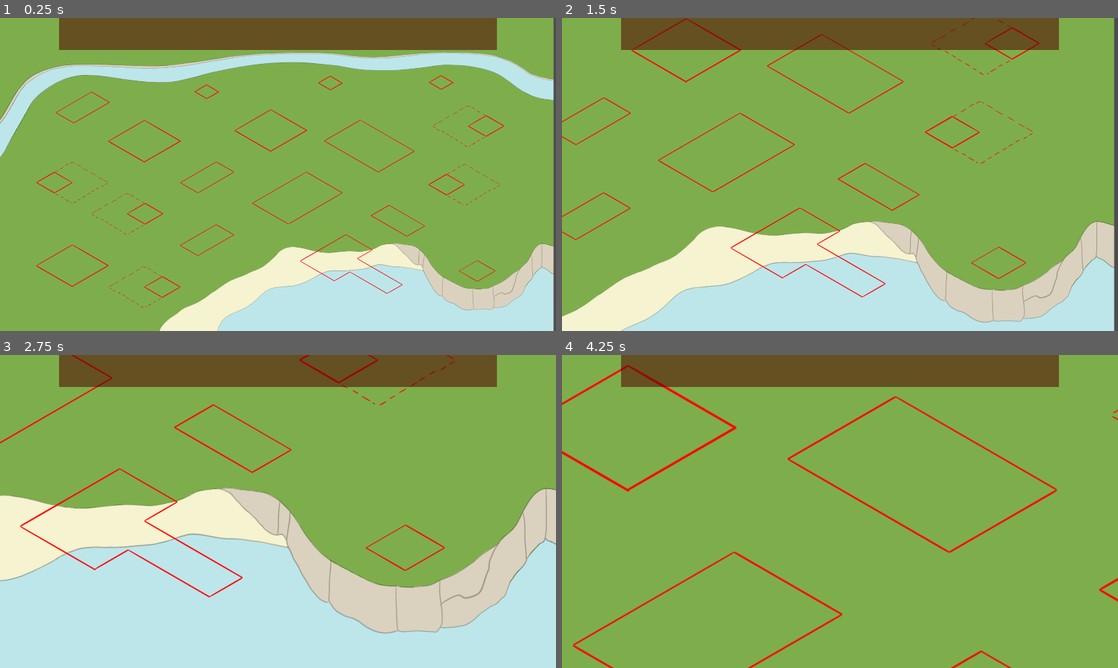
Above: before the commit, frames 1-4 (two rows, left to right).
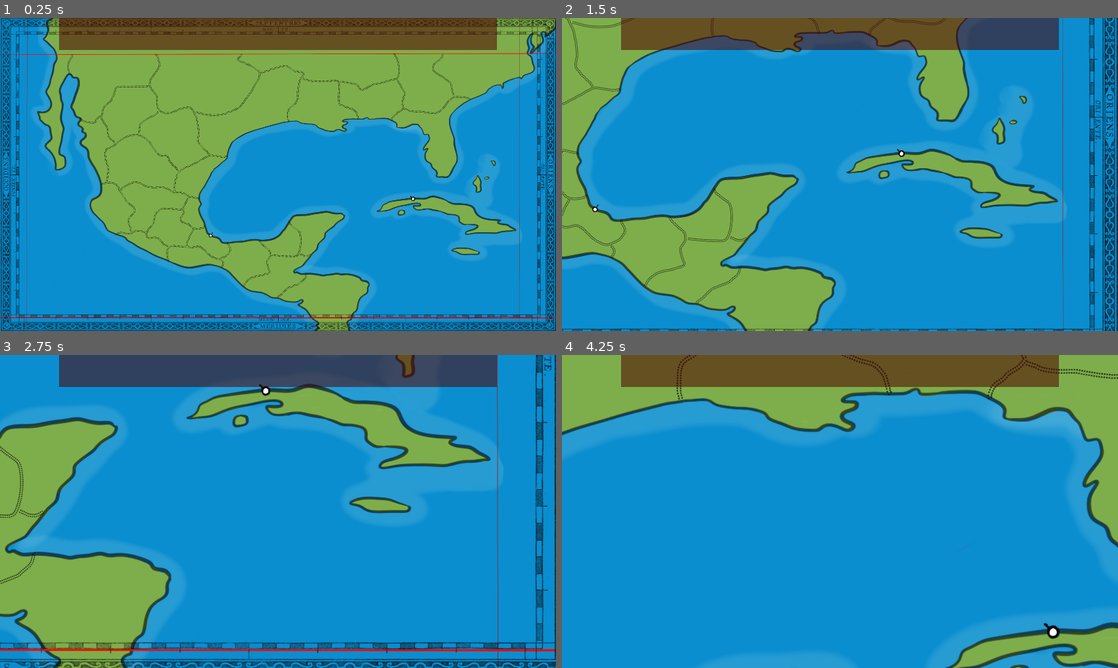
Above: after the commit, the same moments.

Repository: drytik/veracruz
Game: Godot game, scene res://scenes/game.tscn
Same seed, same stepped clock (60 frames per second), same inputs: the game is played once before the commit and once after it.
Inputs (mouse positions are in pixels of both pictures, inside the frame that each line leads up to):
- Up to frame 1 (0.25 s): no input
- Up to frame 2 (1.5 s): tap Enter (ui_accept) at 0.5, 0.77 s; move the mouse to (962, 158) at 0.52 s; hold D (move_right) 0.53-1.28 s; hold Mouse wheel up (zoom_in) 0.53-1.28 s; click (962, 158) at 0.67 s; move the mouse to (728, 190) at 1.27 s; hold S (move_down) from 1.28 s (still down); tap Mouse wheel down (zoom_out) at 1.35 s; click (728, 190) at 1.42 s
- Up to frame 3 (2.75 s): tap Enter (ui_accept) at 1.52 s; move the mouse to (333, 442) at 2.02 s; release S (move_down) at 2.03 s; hold D (move_right) from 2.03 s (still down); hold Mouse wheel up (zoom_in) from 2.03 s (still down); click (333, 442) at 2.17 s
- Up to frame 4 (4.25 s): move the mouse to (812, 574) at 2.77 s; release D (move_right) at 2.78 s; release Mouse wheel up (zoom_in) at 2.78 s; hold W (move_up) 2.78-3.53 s; tap Mouse wheel down (zoom_out) at 2.85 s; click (812, 574) at 2.92 s; tap Enter (ui_accept) at 3.02, 3.77 s; move the mouse to (1006, 558) at 3.52 s; hold A (move_left) from 3.53 s (still down); hold Mouse wheel up (zoom_in) from 3.53 s (still down); click (1006, 558) at 3.67 s

The runs differ from the first frame. In frame 1, 67% of the frame differs, in the area x 0-100%, y 0-100%; in frame 2, 83%; in frame 3, 93%; in frame 4, 81%.

Commit message:
Day16
Resources and worldscene WIP

Diff:
--- a/veracruz/data_structures/data.gd
+++ b/veracruz/data_structures/data.gd
@@ -2,3 +2,34 @@
 extends Resource
 
 @export var resources : DataResources = DataResources.new()
+@export var progression : DataProgression = DataProgression.new()
+@export var settings : DataSettings = DataSettings.new()
+
+## Límites del warehouse por nivel
+@export var warehouse_limits : Dictionary = {
+	"wood": 100,
+	"planks": 100,
+	"stone": 100,
+	"clay": 100,
+	"iron": 50,
+	"tools": 20,
+	"fruits": 100,
+	"corn": 100,
+	"flour": 100,
+	"cotton": 100,
+	"cloth": 50,
+	"silver": 50,
+	"gold": 30,
+	"gold_bars": 30,
+	"piece_of_8": 500,
+	"dyes": 50,
+	"cocoa": 50,
+	"agave": 50,
+	"beverages": 50,
+	# Foráneos
+	"livestock": 20,
+	"weapons": 30,
+	"glass": 30,
+	"books": 20,
+	"pottery": 50
+}
--- /dev/null
+++ b/veracruz/data_structures/data/data_progression.gd
@@ -0,0 +1,18 @@
+class_name DataProgression
+extends Resource
+
+## Estado temporal (se mueve a TickManager pero lo guardamos aquí para saves)
+@export var total_ticks : int = 0
+@export var current_month : int = 1  # 1-12
+@export var current_year : int = 1519
+
+## Estadísticas de recursos
+@export var total_resources_produced : Dictionary = {}
+@export var total_resources_consumed : Dictionary = {}
+
+## Estado de edificios (para save/load)
+@export var buildings_data : Array = []  # Array[BuildingData] cuando lo creemos
+@export var extractors_data : Array = []  # Array[ExtractorData] cuando lo creemos
+
+## Workers asignados
+@export var assigned_workers : Dictionary = {}  # building_id -> workers
--- /dev/null
+++ b/veracruz/data_structures/data/data_settings.gd
@@ -0,0 +1,10 @@
+class_name DataSettings
+extends Resource
+
+enum GameSpeed { PAUSED = 0, NORMAL = 1, FAST = 2, VERY_FAST = 3 }
+
+@export var game_speed : GameSpeed = GameSpeed.NORMAL
+@export var auto_save_enabled : bool = true
+@export var master_volume : float = 1.0
+@export var sfx_volume : float = 1.0
+@export var music_volume : float = 1.0
--- a/veracruz/scenes/game.gd
+++ b/veracruz/scenes/game.gd
@@ -9,8 +9,9 @@
 
 ## Managers
 var tick_manager : TickManager
-#var resource_manager : ResourceManager
-#var worker_manager : WorkerManager
+var resource_manager : ResourceManager
+var worker_manager : WorkerManager
+var popup_manager : PopupManager
 
 func _init() -> void:
 	if ref == null:
@@ -19,23 +20,31 @@
 		queue_free()
 
 func _ready() -> void:
+	# Asegurar que progression existe
+	if data.progression == null:
+		data.progression = DataProgression.new()
+
 	# Crear managers
 	tick_manager = TickManager.new()
 	tick_manager.name = "TickManager"
 	add_child(tick_manager)
 
-	# Por ahora comentados hasta que los creemos
-	#resource_manager = ResourceManager.new()
-	#resource_manager.name = "ResourceManager"
-	#add_child(resource_manager)
+	resource_manager = ResourceManager.new()
+	resource_manager.name = "ResourceManager"
+	add_child(resource_manager)
 
-	#worker_manager = WorkerManager.new()
-	#worker_manager.name = "WorkerManager"
-	#add_child(worker_manager)
+	worker_manager = WorkerManager.new()
+	worker_manager.name = "WorkerManager"
+	add_child(worker_manager)
+
+	popup_manager = PopupManager.new()
+	popup_manager.name = "PopupManager"
+	add_child(popup_manager)
 
 	# Conectar señales para debug
 	tick_manager.month_passed.connect(_on_month_passed)
 	tick_manager.year_passed.connect(_on_year_passed)
+	resource_manager.resource_changed.connect(_on_resource_changed)
 
 	print("=== GAME STARTED ===")
 	print("Date: %s" % tick_manager.get_date_string())
@@ -51,3 +60,8 @@
 
 func _on_year_passed() -> void:
 	print("=== YEAR %d ENDED ===" % (tick_manager.current_year - 1))
+
+func _on_resource_changed(resource_name: String, new_amount: int, old_amount: int) -> void:
+	var change = new_amount - old_amount
+	var symbol = "+" if change > 0 else ""
+	print("Resource changed: %s %s%d (now: %d)" % [resource_name, symbol, change, new_amount])
--- a/veracruz/scenes/game.tscn
+++ b/veracruz/scenes/game.tscn
@@ -9,9 +9,13 @@
 [ext_resource type="Texture2D" uid="uid://b2yogvcd6fv7u" path="res://assets/buildings/Taberna_Lvl_1.png" id="5_gee14"]
 [ext_resource type="Texture2D" uid="uid://csnvosc3c0iiy" path="res://assets/buildings/Casa_Del_Gobernador_Lvl_1.png" id="6_0tnpc"]
 [ext_resource type="Texture2D" uid="uid://dvh3vjaisu0ly" path="res://assets/buildings/Ayuntamiento_Lvl_1.png" id="7_0tnpc"]
+[ext_resource type="Texture2D" uid="uid://dkwnf66f8kj4s" path="res://assets/Mapa_Mundo.png" id="10_vtaks"]
 
 [sub_resource type="RectangleShape2D" id="RectangleShape2D_80nbo"]
 size = Vector2(16.8413, 25.6203)
+
+[sub_resource type="RectangleShape2D" id="RectangleShape2D_vtaks"]
+size = Vector2(153.25, 149.25)
 
 [node name="Game" type="Node"]
 script = ExtResource("1_yqjtg")
@@ -64,8 +68,10 @@
 script = ExtResource("2_lnu2h")
 
 [node name="CityScene" type="Node2D" parent="SceneManager"]
+visible = false
 
 [node name="CityUIManager" type="CanvasLayer" parent="SceneManager/CityScene"]
+visible = false
 script = ExtResource("3_p57ef")
 
 [node name="VBoxContainer" type="VBoxContainer" parent="SceneManager/CityScene/CityUIManager"]
@@ -1011,7 +1017,6 @@
 autowrap_mode = 3
 
 [node name="CitySprite" type="Sprite2D" parent="SceneManager/CityScene"]
-position = Vector2(-9, 0)
 scale = Vector2(0.5, 0.5)
 texture = ExtResource("1_uwrxv")
 centered = false
@@ -1212,4 +1217,19 @@
 shape = SubResource("RectangleShape2D_80nbo")
 
 [node name="WorldScene" type="Node2D" parent="SceneManager"]
-visible = false
+
+[node name="WorldSprite" type="Sprite2D" parent="SceneManager/WorldScene"]
+scale = Vector2(0.5, 0.5)
+texture = ExtResource("10_vtaks")
+centered = false
+
+[node name="ExtractorZones" type="Node2D" parent="SceneManager/WorldScene/WorldSprite"]
+
+[node name="Area2D" type="Area2D" parent="SceneManager/WorldScene/WorldSprite/ExtractorZones"]
+script = ExtResource("4_p57ef")
+is_extractor_zone = true
+extractor_type = "lumbermill"
+
+[node name="CollisionShape2D" type="CollisionShape2D" parent="SceneManager/WorldScene/WorldSprite/ExtractorZones/Area2D"]
+position = Vector2(1368, 1092)
+shape = SubResource("RectangleShape2D_vtaks")
--- a/veracruz/scripts/construction_area.gd
+++ b/veracruz/scripts/construction_area.gd
@@ -1,5 +1,7 @@
 class_name ConstructionArea
 extends Area2D
+
+signal area_clicked(area: ConstructionArea)
 
 enum TYPE {
 	x2x1,
@@ -10,12 +12,17 @@
 	PORT
 }
 
-@export_enum("x2x1", "x2x2", "x3x2", "WALL", "WORKSHOP", "PORT")
-var area_type : int
+@export_enum("x2x1", "x2x2", "x3x2", "WALL", "WORKSHOP", "PORT") var area_type : int
 @export var center_position : Vector2 = Vector2.ZERO
 @export var is_occupied : bool = false
 
+# Metadata para extractores (WorldMap)
+@export var is_extractor_zone : bool = false
+@export var extractor_type : String = ""  # "lumbermill", "quarry", "plantation"
+@export var available_resources : Array[String] = []  # ["wood"] o ["stone", "silver"]
+
 var highlight_shape: Node2D
+var zone_id : String = ""  # ID único para save/load
 
 func _ready() -> void:
 	add_to_group("construction_areas")
@@ -24,8 +31,20 @@
 	collision_layer = 4
 	collision_mask = 2
 
+	# Generar ID único si es zona de extractor
+	if is_extractor_zone:
+		zone_id = extractor_type + "_" + str(get_instance_id())
+		add_to_group("extractor_zones")
+
 	# NO calcular center_position aquí, lo haremos dinámicamente
 	_create_highlight()
+
+	# Hacer clickeable
+	input_pickable = true
+	mouse_entered.connect(_on_mouse_entered)
+	mouse_exited.connect(_on_mouse_exited)
+	input_event.connect(_on_input_event)
+
 func get_global_center() -> Vector2:
 	var collision_shape = get_node("CollisionShape2D")
 	if collision_shape:
@@ -38,6 +57,7 @@
 
 		return center + offset_correction
 	return global_position
+
 func _create_highlight() -> void:
 	# Duplicar el CollisionShape2D existente
 	var collision_shape = get_node("CollisionShape2D")
@@ -67,8 +87,36 @@
 		highlight_shape.visible = false
 		highlight_shape.z_index = 1
 		add_child(highlight_shape)
+
 func show_highlight() -> void:
 	if not is_occupied:
 		highlight_shape.visible = true
+
 func hide_highlight() -> void:
 	highlight_shape.visible = false
+
+func _on_mouse_entered() -> void:
+	if is_extractor_zone and not is_occupied:
+		modulate = Color(1.1, 1.1, 1.1)  # Iluminar un poco al hover
+
+func _on_mouse_exited() -> void:
+	modulate = Color.WHITE
+
+func _on_input_event(viewport: Node, event: InputEvent, shape_idx: int) -> void:
+	if event is InputEventMouseButton:
+		if event.button_index == MOUSE_BUTTON_LEFT and event.pressed:
+			if is_extractor_zone:
+				# Abrir popup del extractor
+				_open_extractor_popup()
+			else:
+				emit_signal("area_clicked", self)
+
+func _open_extractor_popup() -> void:
+	# Obtener nivel actual de la zona (por ahora 0, luego lo sacaremos de progression)
+	var level = 0
+
+	# Para pruebas, si no tiene tipo asignado, usar lumbermill
+	if extractor_type == "":
+		extractor_type = "lumbermill"
+
+	PopupManager.ref.show_extractor_popup(zone_id, extractor_type, level)
--- /dev/null
+++ b/veracruz/scripts/managers/popup_manager.gd
@@ -0,0 +1,146 @@
+class_name PopupManager
+extends CanvasLayer
+
+static var ref : PopupManager
+
+var current_popup : Control = null
+#var extractor_popup_scene = preload("res://scenes/ui/extractor_popup.tscn")  # Lo crearemos después
+
+func _init() -> void:
+	if ref == null:
+		ref = self
+	else:
+		queue_free()
+
+func _ready():
+	layer = 10  # Asegurar que está sobre todo
+
+func show_extractor_popup(zone_id: String, zone_type: String, level: int = 0):
+	close_current_popup()
+
+	# Crear el popup (por ahora programáticamente, luego con .tscn)
+	var popup = _create_extractor_popup()
+	popup.setup_zone(zone_id, zone_type, level)
+
+	# Centrar en pantalla
+	add_child(popup)
+	popup.position = (get_viewport().size - popup.size) / 2
+
+	# Conectar señales
+	popup.closed.connect(_on_popup_closed)
+	popup.upgrade_requested.connect(_on_upgrade_requested)
+	popup.abandon_requested.connect(_on_abandon_requested)
+
+	current_popup = popup
+
+func show_building_popup(building_id: String, building_type: String, level: int = 0):
+	# TODO: Implementar cuando hagamos BuildingPopup
+	pass
+
+func close_current_popup():
+	if current_popup:
+		current_popup.queue_free()
+		current_popup = null
+
+func _on_popup_closed():
+	current_popup = null
+
+func _on_upgrade_requested(zone_id: String):
+	# TODO: Implementar lógica de upgrade
+	print("Upgrade requested for: " + zone_id)
+	close_current_popup()
+
+func _on_abandon_requested(zone_id: String):
+	# Liberar workers
+	WorkerManager.ref.free_workers(zone_id)
+	# TODO: Marcar zona como abandonada
+	print("Abandon zone: " + zone_id)
+	close_current_popup()
+
+## Crear popup programáticamente (temporal hasta hacer el .tscn)
+func _create_extractor_popup() -> ExtractorPopup:
+	var popup = ExtractorPopup.new()
+
+	var margin = MarginContainer.new()
+	margin.set_anchors_and_offsets_preset(Control.PRESET_CENTER)
+	margin.add_theme_constant_override("margin_left", 20)
+	margin.add_theme_constant_override("margin_right", 20)
+	margin.add_theme_constant_override("margin_top", 20)
+	margin.add_theme_constant_override("margin_bottom", 20)
+	popup.add_child(margin)
+
+	var vbox = VBoxContainer.new()
+	margin.add_child(vbox)
+
+	# Header
+	var header = HBoxContainer.new()
+	vbox.add_child(header)
+
+	var title = Label.new()
+	title.name = "TitleLabel"
+	title.text = "Extractor"
+	title.add_theme_font_size_override("font_size", 20)
+	header.add_child(title)
+
+	header.add_spacer(false)
+
+	var close_btn = Button.new()
+	close_btn.name = "CloseButton"
+	close_btn.text = "X"
+	header.add_child(close_btn)
+
+	vbox.add_child(HSeparator.new())
+
+	# Descripción
+	var desc = Label.new()
+	desc.name = "DescriptionLabel"
+	desc.autowrap_mode = TextServer.AUTOWRAP_WORD_SMART
+	vbox.add_child(desc)
+
+	# Recurso
+	var resource = Label.new()
+	resource.name = "ResourceLabel"
+	vbox.add_child(resource)
+
+	vbox.add_child(HSeparator.new())
+
+	# Workers section
+	var workers_section = VBoxContainer.new()
+	workers_section.name = "WorkersSection"
+	vbox.add_child(workers_section)
+
+	var workers_label = Label.new()
+	workers_label.name = "WorkersLabel"
+	workers_section.add_child(workers_label)
+
+	var slider = HSlider.new()
+	slider.name = "WorkersSlider"
+	slider.min_value = 0
+	slider.step = 1
+	workers_section.add_child(slider)
+
+	# Producción
+	var prod = Label.new()
+	prod.name = "ProductionLabel"
+	vbox.add_child(prod)
+
+	vbox.add_child(HSeparator.new())
+
+	# Botones
+	var buttons = HBoxContainer.new()
+	buttons.name = "ButtonsContainer"
+	vbox.add_child(buttons)
+
+	var upgrade = Button.new()
+	upgrade.name = "UpgradeButton"
+	upgrade.text = "Mejorar"
+	buttons.add_child(upgrade)
+
+	buttons.add_spacer(false)
+
+	var abandon = Button.new()
+	abandon.name = "AbandonButton"
+	abandon.text = "Abandonar"
+	buttons.add_child(abandon)
+
+	return popup
--- /dev/null
+++ b/veracruz/scripts/managers/resource_manager.gd
@@ -0,0 +1,101 @@
+class_name ResourceManager
+extends Node
+
+static var ref : ResourceManager
+
+signal resource_changed(resource_name: String, new_amount: int, old_amount: int)
+signal resource_limit_reached(resource_name: String)
+
+func _init() -> void:
+	if ref == null:
+		ref = self
+	else:
+		queue_free()
+
+func _ready() -> void:
+	pass
+
+## Añadir recursos (puede ser negativo para restar)
+func add_resource(resource_name: String, amount: int) -> bool:
+	if amount == 0:
+		return true
+
+	var current = Game.ref.data.resources.get(resource_name)
+	if current == null:
+		push_error("Resource not found: " + resource_name)
+		return false
+
+	var old_amount = current
+
+	# Verificar límite de warehouse
+	var limit = Game.ref.data.warehouse_limits.get(resource_name, 9999)
+	var new_amount = current + amount
+
+	# No permitir negativos
+	if new_amount < 0:
+		return false
+
+	# Aplicar límite
+	if new_amount > limit:
+		new_amount = limit
+		emit_signal("resource_limit_reached", resource_name)
+
+	# Actualizar recurso
+	Game.ref.data.resources.set(resource_name, new_amount)
+
+	# Tracking en progression
+	if amount > 0:
+		_track_produced(resource_name, amount)
+	else:
+		_track_consumed(resource_name, abs(amount))
+
+	emit_signal("resource_changed", resource_name, new_amount, old_amount)
+	return true
+
+## Intentar consumir recursos (devuelve true si pudo)
+func consume_resource(resource_name: String, amount: int) -> bool:
+	var current = get_resource(resource_name)
+	if current >= amount:
+		return add_resource(resource_name, -amount)
+	return false
+
+## Verificar si hay suficientes recursos
+func has_resources(requirements: Dictionary) -> bool:
+	for resource in requirements:
+		if get_resource(resource) < requirements[resource]:
+			return false
+	return true
+
+## Consumir múltiples recursos a la vez
+func consume_resources(requirements: Dictionary) -> bool:
+	# Primero verificar que hay suficientes
+	if not has_resources(requirements):
+		return false
+
+	# Consumir todos
+	for resource in requirements:
+		consume_resource(resource, requirements[resource])
+
+	return true
+
+## Obtener cantidad de un recurso
+func get_resource(resource_name: String) -> int:
+	var value = Game.ref.data.resources.get(resource_name)
+	if value == null:
+		return 0
+	return value
+
+## Obtener límite del warehouse
+func get_resource_limit(resource_name: String) -> int:
+	return Game.ref.data.warehouse_limits.get(resource_name, 9999)
+
+## Tracking interno
+func _track_produced(resource_name: String, amount: int) -> void:
+	if not Game.ref.data.progression.total_resources_produced.has(resource_name):
+		Game.ref.data.progression.total_resources_produced[resource_name] = 0
+	Game.ref.data.progression.total_resources_produced[resource_name] += amount
+
+func _track_consumed(resource_name: String, amount: int) -> void:
+	if not Game.ref.data.progression.total_resources_consumed.has(resource_name):
+		Game.ref.data.progression.total_resources_consumed[resource_name] = 0
+	Game.ref.data.progression.total_resources_consumed[resource_name] += amount
--- /dev/null
+++ b/veracruz/scripts/managers/worker_manager.gd
@@ -0,0 +1,64 @@
+class_name WorkerManager
+extends Node
+
+static var ref : WorkerManager
+
+signal workers_updated
+signal workers_assigned(building_id: String, amount: int)
+signal not_enough_workers(required: int, available: int)
+
+func _init() -> void:
+	if ref == null:
+		ref = self
+	else:
+		queue_free()
+
+func _ready() -> void:
+	pass
+
+## Asignar workers a un edificio
+func assign_workers(building_id: String, amount: int) -> bool:
+	var current_assigned = get_assigned_workers(building_id)
+	var difference = amount - current_assigned
+
+	# Si necesitamos más workers
+	if difference > 0:
+		if difference > Game.ref.data.resources.idle_workers:
+			emit_signal("not_enough_workers", difference, Game.ref.data.resources.idle_workers)
+			return false
+
+	# Actualizar idle_workers
+	Game.ref.data.resources.idle_workers -= difference
+
+	# Actualizar asignación
+	if amount == 0:
+		Game.ref.data.progression.assigned_workers.erase(building_id)
+	else:
+		Game.ref.data.progression.assigned_workers[building_id] = amount
+
+	emit_signal("workers_assigned", building_id, amount)
+	emit_signal("workers_updated")
+	return true
+
+## Liberar todos los workers de un edificio
+func free_workers(building_id: String) -> void:
+	var current = get_assigned_workers(building_id)
+	if current > 0:
+		assign_workers(building_id, 0)
+
+## Obtener workers asignados a un edificio
+func get_assigned_workers(building_id: String) -> int:
+	return Game.ref.data.progression.assigned_workers.get(building_id, 0)
+
+## Obtener total de workers asignados
+func get_total_assigned_workers() -> int:
+	var total = 0
+	for building_id in Game.ref.data.progression.assigned_workers:
+		total += Game.ref.data.progression.assigned_workers[building_id]
+	return total
+
+## Actualizar workers idle cuando cambia la población
+func update_idle_workers() -> void:
+	var total_assigned = get_total_assigned_workers()
+	Game.ref.data.resources.idle_workers = Game.ref.data.resources.population - total_assigned
+	emit_signal("workers_updated")
--- /dev/null
+++ b/veracruz/scripts/ui/extractor_popup.gd
@@ -0,0 +1,138 @@
+class_name ExtractorPopup
+extends PanelContainer
+
+signal closed
+signal workers_changed(zone_id: String, workers: int)
+signal upgrade_requested(zone_id: String)
+signal abandon_requested(zone_id: String)
+
+@onready var title_label : Label = $MarginContainer/VBoxContainer/Header/TitleLabel
+@onready var close_button : Button = $MarginContainer/VBoxContainer/Header/CloseButton
+@onready var description_label : Label = $MarginContainer/VBoxContainer/DescriptionLabel
+@onready var resource_label : Label = $MarginContainer/VBoxContainer/ResourceLabel
+@onready var workers_label : Label = $MarginContainer/VBoxContainer/WorkersSection/WorkersLabel
+@onready var workers_slider : HSlider = $MarginContainer/VBoxContainer/WorkersSection/WorkersSlider
+@onready var production_label : Label = $MarginContainer/VBoxContainer/ProductionLabel
+@onready var upgrade_button : Button = $MarginContainer/VBoxContainer/ButtonsContainer/UpgradeButton
+@onready var abandon_button : Button = $MarginContainer/VBoxContainer/ButtonsContainer/AbandonButton
+
+var current_zone_id : String = ""
+var current_zone_type : String = ""
+var current_level : int = 0
+var max_workers : int = 0
+
+## Configuraciones por tipo de extractor
+var extractor_configs = {
+	"lumbermill": {
+		"name": "Aserradero",
+		"description": "Produce madera de los bosques cercanos",
+		"resource": "wood",
+		"resource_name": "Madera",
+		"max_workers": [10, 20, 30, 40],  # Por nivel
+		"base_production": [10, 20, 35, 50],  # Por nivel con max workers
+		"upgrade_cost": [
+			{"wood": 50, "tools": 5},
+			{"wood": 100, "stone": 50, "tools": 10},
+			{"wood": 200, "stone": 100, "tools": 20}
+		]
+	},
+	"quarry": {
+		"name": "Cantera",
+		"description": "Extrae piedra y minerales",
+		"resource": "stone",  # Puede variar según la zona
+		"resource_name": "Piedra",
+		"max_workers": [15, 25, 35, 45],
+		"base_production": [8, 16, 28, 40],
+		"upgrade_cost": [
+			{"wood": 30, "tools": 8},
+			{"wood": 80, "stone": 60, "tools": 15},
+			{"wood": 150, "stone": 120, "tools": 25}
+		]
+	}
+}
+
+func _ready():
+	# Conectar botones
+	close_button.pressed.connect(_on_close_pressed)
+	workers_slider.value_changed.connect(_on_workers_changed)
+	upgrade_button.pressed.connect(_on_upgrade_pressed)
+	abandon_button.pressed.connect(_on_abandon_pressed)
+
+	# Centrar en pantalla
+	custom_minimum_size = Vector2(400, 500)
+
+func setup_zone(zone_id: String, zone_type: String, level: int = 0):
+	current_zone_id = zone_id
+	current_zone_type = zone_type
+	current_level = level
+
+	var config = extractor_configs.get(zone_type, {})
+	if config.is_empty():
+		push_error("Unknown zone type: " + zone_type)
+		return
+
+	# Configurar UI
+	title_label.text = config.name + " - Nivel " + str(level + 1)
+	description_label.text = config.description
+	resource_label.text = "Produce: " + config.resource_name
+
+	# Configurar workers
+	max_workers = config.max_workers[level]
+	var current_workers = WorkerManager.ref.get_assigned_workers(zone_id)
+	workers_slider.max_value = max_workers
+	workers_slider.value = current_workers
+	_update_workers_label(current_workers)
+
+	# Actualizar producción
+	_update_production_label(current_workers)
+
+	# Configurar botón upgrade
+	if level < 3:  # Max nivel 4
+		var upgrade_cost = config.upgrade_cost[level]
+		var cost_text = "Mejorar - Costo: "
+		for resource in upgrade_cost:
+			cost_text += str(upgrade_cost[resource]) + " " + resource + " "
+		upgrade_button.text = cost_text
+		upgrade_button.disabled = not ResourceManager.ref.has_resources(upgrade_cost)
+	else:
+		upgrade_button.text = "Nivel Máximo"
+		upgrade_button.disabled = true
+
+func _update_workers_label(workers: int):
+	workers_label.text = "Trabajadores: %d/%d" % [workers, max_workers]
+
+	var idle = Game.ref.data.resources.idle_workers
+	if workers < max_workers:
+		workers_label.text += " (Disponibles: %d)" % idle
+
+func _update_production_label(workers: int):
+	var config = extractor_configs.get(current_zone_type, {})
+	if config.is_empty():
+		return
+
+	var max_production = config.base_production[current_level]
+	var actual_production = 0
+	if max_workers > 0:
+		actual_production = int(max_production * float(workers) / float(max_workers))
+
+	production_label.text = "Producción: %d %s/mes" % [actual_production, config.resource_name]
+
+func _on_close_pressed():
+	emit_signal("closed")
+	queue_free()
+
+func _on_workers_changed(value: float):
+	var new_workers = int(value)
+	if WorkerManager.ref.assign_workers(current_zone_id, new_workers):
+		_update_workers_label(new_workers)
+		_update_production_label(new_workers)
+		emit_signal("workers_changed", current_zone_id, new_workers)
+	else:
+		# Revertir slider si no hay suficientes workers
+		workers_slider.value = WorkerManager.ref.get_assigned_workers(current_zone_id)
+
+func _on_upgrade_pressed():
+	emit_signal("upgrade_requested", current_zone_id)
+
+func _on_abandon_pressed():
+	emit_signal("abandon_requested", current_zone_id)
Binary file added: veracruz/assets/Mapa_Mundo.png
Not shown, added: veracruz/assets/Mapa_Mundo.png.import
Not shown, added: veracruz/data_structures/data/data_progression.gd.uid
Not shown, added: veracruz/data_structures/data/data_settings.gd.uid
Not shown: 1 places in veracruz/scenes/game.tscn that only renumber resources
Not shown, added: veracruz/scripts/managers/popup_manager.gd.uid
Not shown, added: veracruz/scripts/managers/resource_manager.gd.uid
Not shown, added: veracruz/scripts/managers/worker_manager.gd.uid
Not shown, added: veracruz/scripts/ui/extractor_popup.gd.uid
